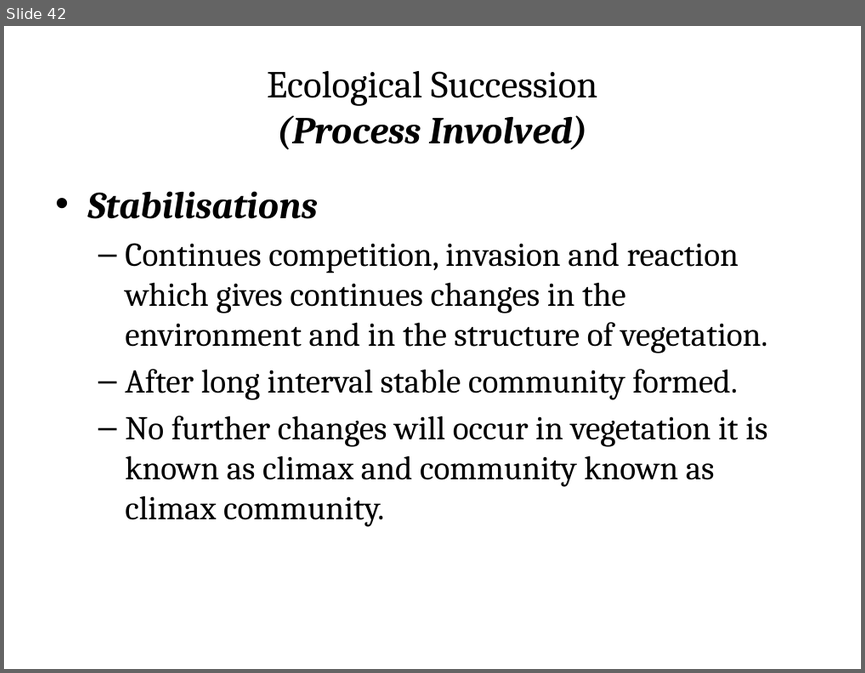
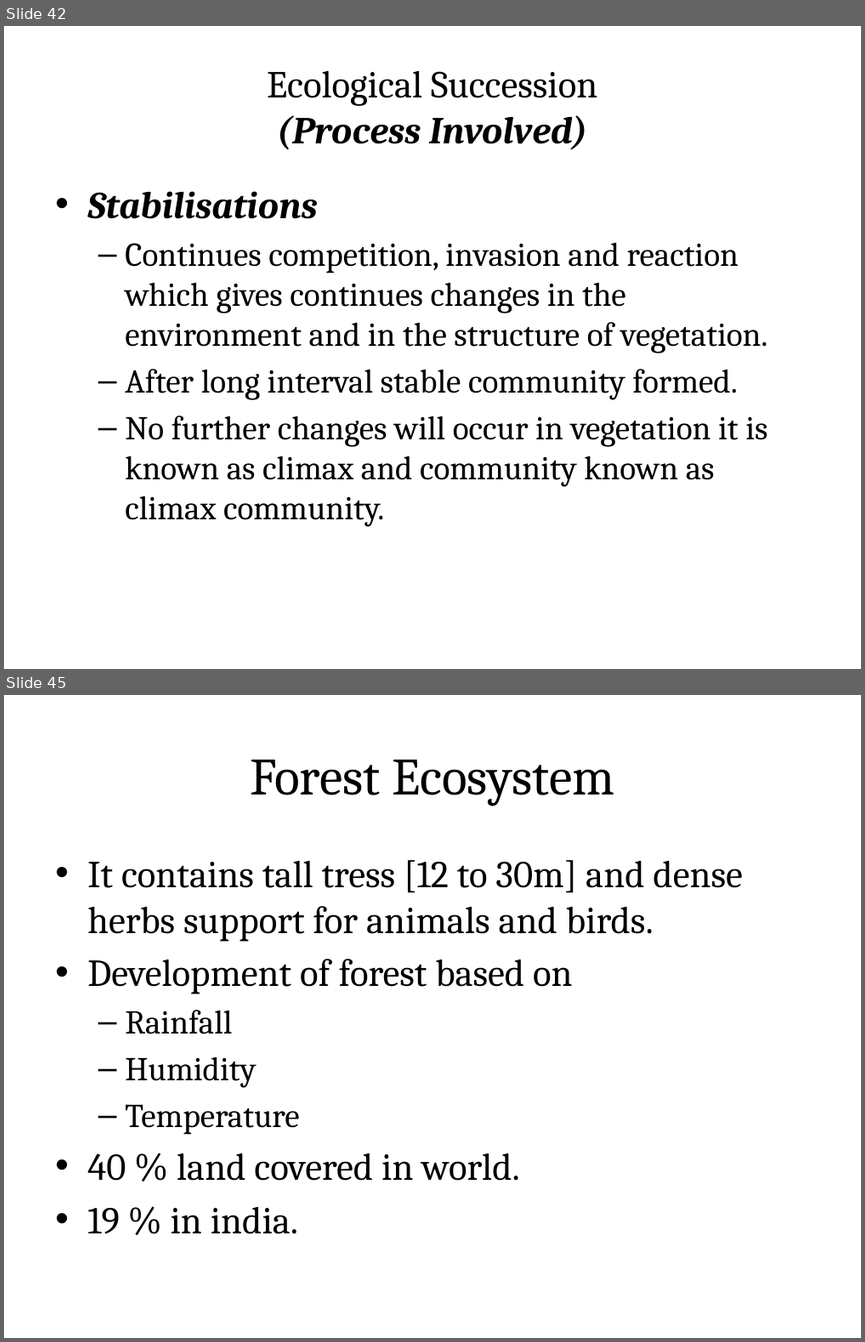
Before and after one commit to rajasekaran36/GE8291-Environmental-Science-and-Engineering, a slide deck: Slides/GE8291-U1.pptx. Shown one above the other, each under a label of ours: slide 42 before the commit, slides 42 and 45 after it; the slides between them are not shown. The pictures are 865x673 and 865x1342 pixels, drawn with LibreOffice and Linux fonts; fonts in the diff are those of the drawing. Boxes give left, top, right and bottom in pixels: in the first picture for what was removed or moved away, otherwise in the second. Text is boxed around its words. In the diff, an @@ line names an element or a change of style, - is before the commit and + after.

```diff
--- a/Slides/GE8291-U1.pptx
+++ b/Slides/GE8291-U1.pptx
@@ slide 45 added at [4,695,861,1338], background #FFFFFF @@
@@ title added at [46,721,818,828], fill gradient #DAFDA7 to #E4FCC2 to #F5FFE7, outline #98B955 0.75 pt, 44 pt, text #000000 @@
+Forest Ecosystem
@@ text added at [87,860,742,1234], 32 pt, text #000000 @@
+• It contains tall tress [12 to 30m] and dense herbs support for animals and birds.
+• Development of forest based on
+  – Rainfall
+  – Humidity
+  – Temperature
+• 40 % land covered in world.
+• 19 % in india.
```
Also in this commit, not shown: 1 slide changed, 15 other slides added.
